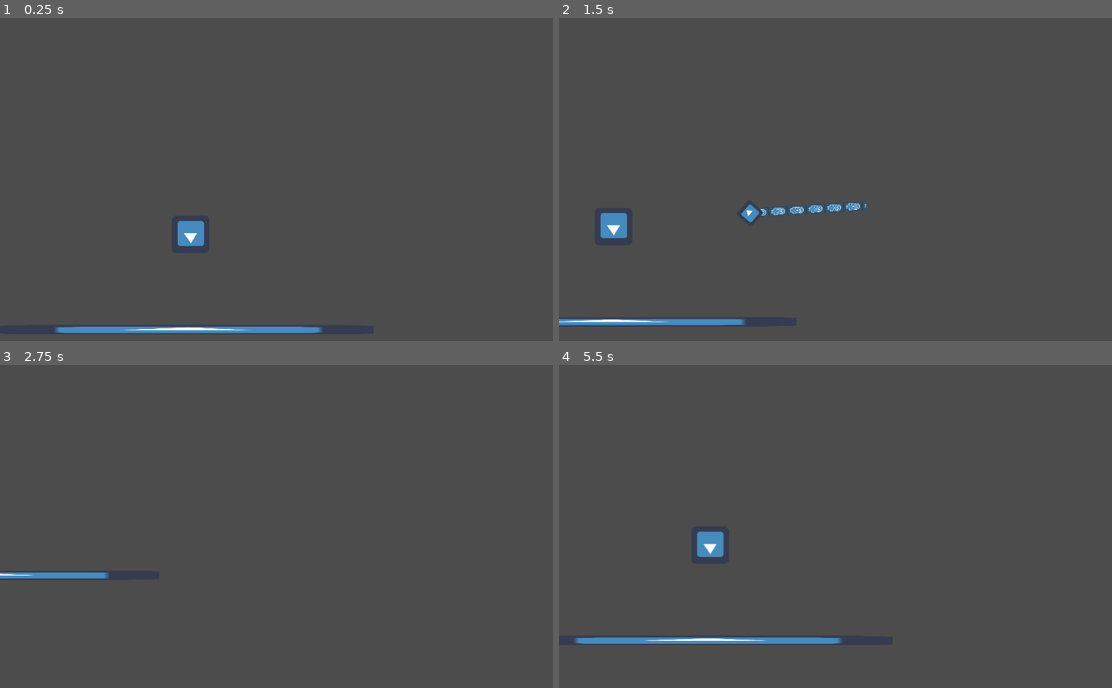
Above: before the commit, frames 1-4 (two rows, left to right).
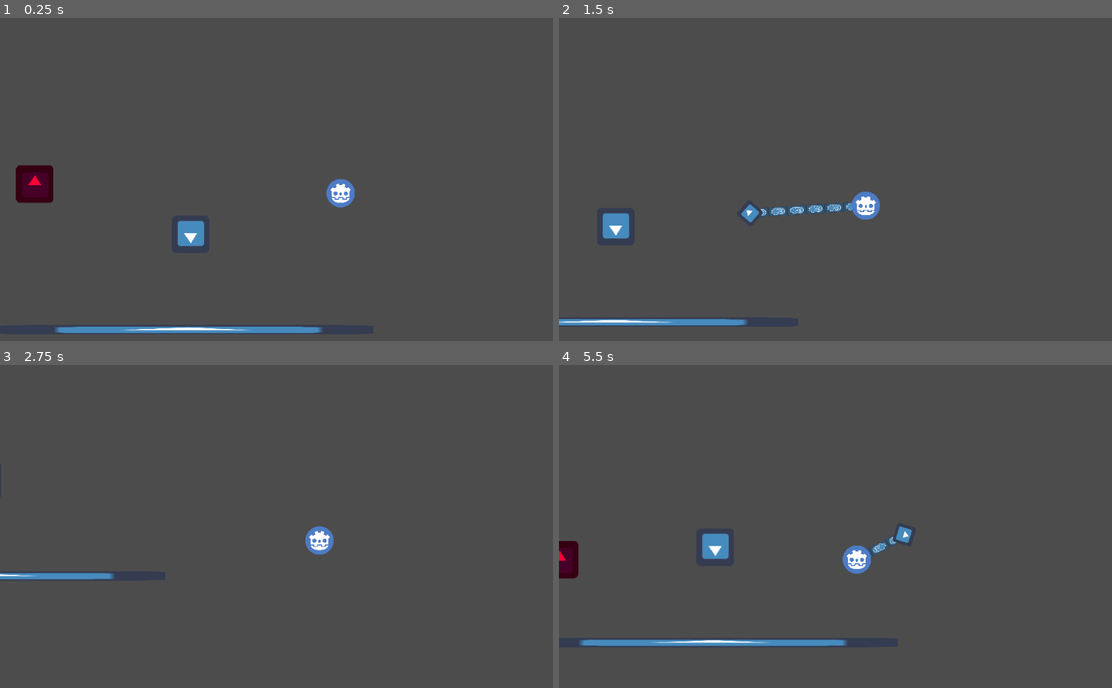
Above: after the commit, the same moments.

Repository: EliezerGraber/ProjectZero
Game: Godot game, scene res://TestWorld.tscn
Two runs of this game, one before a commit and one after it. Both use one fixed random seed, a clock stepped at 60 frames per second and the inputs below. Before the commit the project has no main scene; this scene is started directly in both runs. The engine's default icon, where the game draws it, is replaced by a stand-in: a white triangle on a blue panel in a dark square.
Inputs (mouse positions are in pixels of both pictures, inside the frame that each line leads up to):
- Up to frame 1 (0.25 s): no input
- Up to frame 2 (1.5 s): move the mouse to (990, 176) at 0.52 s; hold Right (ui_right) 0.53-1.28 s; click (990, 176) at 0.67 s; move the mouse to (741, 211) at 1.27 s; hold Down (ui_down) from 1.28 s (still down); click (741, 211) at 1.42 s
- Up to frame 3 (2.75 s): move the mouse to (359, 461) at 2.02 s; release Down (ui_down) at 2.03 s; hold Right (ui_right) from 2.03 s (still down); click (359, 461) at 2.17 s
- Up to frame 4 (5.5 s): move the mouse to (829, 610) at 2.77 s; release Right (ui_right) at 2.78 s; hold Up (ui_up) 2.78-3.53 s; click (829, 610) at 2.92 s; move the mouse to (1040, 594) at 3.52 s; hold Left (ui_left) 3.53-5.03 s; click (1040, 594) at 3.67 s; move the mouse to (680, 487) at 4.27 s; click (680, 487) at 4.42 s; move the mouse to (890, 539) at 5.02 s; hold Down (ui_down) from 5.03 s (still down); click (890, 539) at 5.17 s

The runs differ from the first frame. In frame 1, 1.2% of the frame differs, in the area x 2-65%, y 45-59%; in frame 2, 0.7%; in frame 3, 0.6%; in frame 4, 2.3%, in the area x 0-64%, y 49-88%.

Commit message:
Grapple doing stuff, camera, grapple retracting, collisions

Diff:
--- a/Bullet.gd
+++ b/Bullet.gd
@@ -1,5 +1,6 @@
 extends Area2D
 
+var dir = Vector2(0, 0)
 export var direction: Vector2
 export var speed: int
 
@@ -10,6 +11,7 @@
 # Called every frame. 'delta' is the elapsed time since the previous frame.
 func _physics_process(delta):
 	m_move_bullet(delta)
+	dir = direction * 80
 
 func m_move_bullet(delta):
 	rotation_degrees = rad2deg(direction.angle())
@@ -22,4 +24,5 @@
 			combat_component = child
 	if(combat_component != null):
 		combat_component.c_hit(1)
+	if body.name != "Tip":
 		queue_free()
--- a/Bullet.tscn
+++ b/Bullet.tscn
@@ -7,6 +7,8 @@
 extents = Vector2( 14.337, 7.63728 )
 
 [node name="Bullet" type="Area2D"]
+collision_layer = 16
+collision_mask = 31
 script = ExtResource( 1 )
 direction = Vector2( 1, 1 )
 speed = 500
--- a/Camera2D.gd
+++ b/Camera2D.gd
@@ -12,4 +12,6 @@
 #		self.position = lerp(self.position,$"../Player".position + (_target.normalized() * clamp(_target.length(),0,max_distance) * 0.5),0.1)
 func _physics_process(delta):
 #	self.position = lerp(self.position,$"../Player".position,.1)
-	self.position = lerp(self.position,$"../Player".position + get_global_mouse_position().normalized(),0.1)
+	# CHANGE THIS LATER
+	if $"../Player":
+		self.position = lerp(self.position,$"../Player".position + get_global_mouse_position().normalized(),0.1)
--- a/Enemy.gd
+++ b/Enemy.gd
@@ -1,27 +1,33 @@
 extends KinematicBody2D
 
 var _timer = null
+var dir_timer = 0
+var velocity = Vector2(0, 0)
+
+export(bool) var can_move = true
+export(Vector2) var dir = Vector2(0, 1)
+export(int) var move_range = 300
 export(Resource) var BULLET
 export(NodePath) onready var gun = get_node(gun) as Position2D
 export(NodePath) onready var bullet_parent = get_node(bullet_parent)
-var dir: int
 
 func _ready():
 	_timer = Timer.new()
 	add_child(_timer)
 
 	_timer.connect("timeout", self, "shoot_test")
-	_timer.set_wait_time(0.5)
+	_timer.set_wait_time(3.5)
 	_timer.set_one_shot(false) # Make sure it loops
 	_timer.start()
-	dir = 1
 
-func _process(delta):
-	move_and_slide(Vector2(0, 100) * dir)
-	if(position.y < 100):
-		dir = 1
-	if(position.y > 500):
-		dir = -1
+func _physics_process(delta):
+	if can_move:
+		velocity = lerp(velocity, dir * 80, .05)
+		var collision = move_and_collide(velocity * delta)
+		if collision or dir_timer >= move_range:
+			dir *= -1
+			dir_timer = 0
+		dir_timer += 1
 
 func shoot_test():
 	for i in range(0, 360, 45):
--- a/Enemy.tscn
+++ b/Enemy.tscn
@@ -9,6 +9,8 @@
 extents = Vector2( 32, 32 )
 
 [node name="Enemy" type="KinematicBody2D"]
+collision_layer = 8
+collision_mask = 27
 script = ExtResource( 1 )
 BULLET = ExtResource( 2 )
 gun = NodePath("Gun")
--- a/Hook.gd
+++ b/Hook.gd
@@ -11,25 +11,40 @@
 								# properties would get messed with when the player
 								# moves.
 
+var velocity = Vector2()
 const chain_speed = 50	# The speed with which the chain moves
 
+var retracting = false # Whether the chain irs moving back to the playe
 var flying = false	# Whether the chain is moving through the air
 var hooked = false	# Whether the chain has connected to a wall
+var hooked_obj: Node
+
+export(bool) var can_move = true
 
 # shoot() shoots the chain in a given direction
-func shoot(dir: Vector2) -> void:
-	direction = dir.normalized()	# Normalize the direction and save it
-	flying = true					# Keep track of our current scan
-	tip = self.global_position		# reset the tip position to the player's position
+func shoot(dir: Vector2):
+	if not retracting:
+		$Tip.set_collision_mask_bit(1, false) # Prevent tip from colliding with player
+		direction = dir.normalized()	# Normalize the direction and save it
+		flying = true					# Keep track of our current scan
+		tip = self.global_position		# reset the tip position to the player's position
 
 # release() the chain
-func release() -> void:
+func release(retract: bool):
+	if retract:
+		$Tip.set_collision_mask_bit(1, true) # Allow tip to collide with player
+		retracting = true
+	can_move = true
+	if hooked_obj is KinematicBody2D:
+		hooked_obj.can_move = true
 	flying = false	# Not flying anymore
 	hooked = false	# Not attached anymore
 
 # Every graphics frame we update the visuals
-func _process(_delta: float) -> void:
-	self.visible = flying or hooked	# Only visible if flying or attached to something
+func _process(delta):
+	if not retracting:
+		$Tip.set_collision_mask_bit(1, false) # Prevent tip from colliding with player
+	self.visible = flying or hooked or retracting	# Only visible if flying or attached to something
 	if not self.visible:
 		return	# Not visible -> nothing to draw
 	var tip_loc = to_local(tip)	# Easier to work in local coordinates
@@ -40,11 +55,34 @@
 	links.region_rect.size.y = tip_loc.length() * 2		# and get extended for the distance between (0,0) and the tip
 
 # Every physics frame we update the tip position
-func _physics_process(_delta: float) -> void:
-	$Tip.global_position = tip	# The player might have moved and thus updated the position of the tip -> reset it
+func _physics_process(delta):
+	if can_move:
+		$Tip.global_position = tip	# The player might have moved and thus updated the position of the tip -> reset it
 	if flying:
+		hooked_obj = null
 		# `if move_and_collide()` always moves, but returns true if we did collide
-		if $Tip.move_and_collide(direction * chain_speed):
+		if can_move:
+			velocity = direction
+		var collision = $Tip.move_and_collide(velocity * chain_speed)
+		if collision:
 			hooked = true	# Got something!
 			flying = false	# Not flying anymore
-	tip = $Tip.global_position	# set `tip` as starting position for next frame
+			hooked_obj = collision.collider
+	elif hooked:
+		# Can't grab Bullet because it's an Area2D
+		if hooked_obj.name == "Enemy" or hooked_obj.name == "Bullet":
+			velocity = hooked_obj.velocity
+		else:
+			velocity = Vector2(0, 0)
+		if can_move:
+			$Tip.move_and_collide(velocity * delta)
+	elif retracting:
+		velocity = get_parent().to_local(tip).normalized() * -chain_speed * 10
+		$Tip.move_and_slide(velocity)
+		for i in $Tip.get_slide_count():
+			var collision = $Tip.get_slide_collision(i)
+			if collision:
+				if collision.collider.name == "Player":
+					retracting = false
+	if can_move:
+		tip = $Tip.global_position	# set `tip` as starting position for next frame
--- a/Hook.tscn
+++ b/Hook.tscn
@@ -22,6 +22,7 @@
 [node name="Tip" type="KinematicBody2D" parent="."]
 scale = Vector2( 1.5, 1.5 )
 collision_layer = 4
+collision_mask = 25
 
 [node name="HookSprite" type="Sprite" parent="Tip"]
 rotation = 0.785398
--- a/Player.gd
+++ b/Player.gd
@@ -1,10 +1,11 @@
 extends KinematicBody2D
 
-export (int) var speed = 3
-export (int) var hook_pull = 5
-
+export(int) var speed = 3
+export(int) var hook_pull = 5
+export(String) var pull_type = "to_obj" # to_obj or to_player
 var velocity = Vector2()
-var hook_velocity := Vector2(0,0)
+var hook_velocity := Vector2(0,0) # For pulling player to object
+var pulling_velocity := Vector2(0, 0) # For pulling object to player
 #var transfer_velocity = Vector2()
 var input = Vector2()
 
@@ -35,30 +36,63 @@
 func _input(event: InputEvent) -> void:
 	if event is InputEventMouseButton:
 		if event.pressed:
+			if Input.is_mouse_button_pressed(1):
+				pull_type = "to_obj"
+			else:
+				pull_type = "to_player"
 			# We clicked the mouse -> shoot()
 			$Hook.shoot(event.position - get_viewport().size * 0.5)
 		else:
-			# We released the mouse -> release()
-			$Hook.release()
+			# We released the mouse -> release() with retraction
+			if $Hook.hooked or $Hook.flying:
+				$Hook.release(true)
 
 
 func _physics_process(delta):
+	# Basic movement
 	movement()
-	# Grapple towards physics
-	if $Hook.hooked:
+
+	# Pull you towards thing physics
+	if $Hook.hooked and Input.is_mouse_button_pressed(1):
 		# `to_local($Hook.tip).normalized()` is the direction that the hook is pulling
 		hook_velocity = to_local($Hook.tip).normalized() * hook_pull
-		hook_velocity.y *= 1.65
 		# Reduce pull if going in opposite direction
 		if sign(hook_velocity.x) != sign(input.x):
 			hook_velocity.x *= 0.7
 		if sign(hook_velocity.y) != sign(input.y):
 			hook_velocity.y *= 0.7
+	# Pull thing towards you physics
+	elif $Hook.hooked and Input.is_mouse_button_pressed(2):
+		if $Hook.hooked_obj is KinematicBody2D:
+			$Hook.hooked_obj.can_move = false
+			$Hook.can_move = false
+			pulling_velocity = to_local($Hook.tip).normalized() * hook_pull * -80
+			$Hook.hooked_obj.move_and_collide(pulling_velocity * delta)
+			$Hook/Tip.global_position = $Hook.tip
+			$Hook/Tip.move_and_collide(pulling_velocity * delta)
+			$Hook.tip = $Hook/Tip.global_position
 	else:
 		# Not hooked -> no hook velocity
-		hook_velocity = lerp(hook_velocity,Vector2(0,0),.15)
+		if $Hook.hooked_obj is KinematicBody2D:
+			pulling_velocity = lerp(pulling_velocity, Vector2(0, 0), .05)
+			$Hook.hooked_obj.move_and_collide(pulling_velocity * delta)
+			$Hook/Tip.global_position = $Hook.tip
+			$Hook/Tip.move_and_collide(pulling_velocity * delta)
+			$Hook.tip = $Hook/Tip.global_position
+
+		hook_velocity = lerp(hook_velocity, Vector2(0,0), .15)
+
+	# Move
 	velocity += hook_velocity
 	move_and_slide(velocity * 80)
+
+	# Collision
+	for i in get_slide_count():
+		var collision = get_slide_collision(i)
+		if collision:
+			if pull_type == "to_obj":
+				$Hook.release(false) # Release without retracting
+
 	#var collision = move_and_collide(velocity * 80 * delta)
 	#if collision:
 	#	velocity = velocity.slide(collision.normal)
--- a/Player.tscn
+++ b/Player.tscn
@@ -1,12 +1,12 @@
-[gd_scene load_steps=5 format=2]
+[gd_scene load_steps=6 format=2]
 
 [ext_resource path="res://uwau9udc0b751 (1).png" type="Texture" id=1]
 [ext_resource path="res://Hook.tscn" type="PackedScene" id=2]
 [ext_resource path="res://Player.gd" type="Script" id=3]
 [ext_resource path="res://CombatComponent.tscn" type="PackedScene" id=4]
 
-[sub_resource type="RectangleShape2D" id=1]
-extents = Vector2( 31.9734, 31.367 )
+[sub_resource type="CircleShape2D" id=1]
+radius = 22.851
 
 [node name="Player" type="KinematicBody2D"]
 position = Vector2( 1, 0 )
@@ -15,10 +15,10 @@
 script = ExtResource( 3 )
 
 [node name="PlayerSprite" type="Sprite" parent="."]
-texture = ExtResource( 2 )
+scale = Vector2( 0.1, 0.1 )
+texture = ExtResource( 1 )
 
 [node name="CombatComponent" parent="." instance=ExtResource( 4 )]
-position = Vector2( 0, 0 )
 max_hp = 5
 
 [node name="CollisionShape2D" type="CollisionShape2D" parent="."]
--- a/PushBox.gd
+++ b/PushBox.gd
@@ -2,6 +2,7 @@
 
 var velocity = Vector2()
 var target_vel = Vector2()
+export(bool) var can_move = true
 
 # Declare member variables here. Examples:
 # var a = 2
@@ -20,7 +21,8 @@
 	target_vel = vel
 
 func _physics_process(delta):
-	var collision = move_and_slide(velocity * 60)
+	if can_move:
+		var collision = move_and_slide(velocity * 60)
 	velocity = lerp(velocity, target_vel, .15)
 	if abs(velocity.x)-abs(target_vel.x) < .25:
 		target_vel.x = 0
--- a/TestWorld.tscn
+++ b/TestWorld.tscn
@@ -1,9 +1,10 @@
-[gd_scene load_steps=5 format=2]
+[gd_scene load_steps=6 format=2]
 
 [ext_resource path="res://Player.tscn" type="PackedScene" id=1]
 [ext_resource path="res://PushBox.tscn" type="PackedScene" id=2]
 [ext_resource path="res://HorizontalWall.tscn" type="PackedScene" id=3]
 [ext_resource path="res://Camera2D.gd" type="Script" id=4]
+[ext_resource path="res://Enemy.tscn" type="PackedScene" id=5]
 
 [node name="TestWorld" type="Node2D"]
 position = Vector2( 394.566, 140.007 )
@@ -20,3 +21,7 @@
 [node name="Camera2D" type="Camera2D" parent="."]
 current = true
 script = ExtResource( 4 )
+
+[node name="Enemy" parent="." instance=ExtResource( 5 )]
+position = Vector2( -183.615, -26.6786 )
+bullet_parent = NodePath("..")
--- a/project.godot
+++ b/project.godot
@@ -10,12 +10,12 @@
 
 _global_script_classes=[  ]
 _global_script_class_icons={
-
 }
 
 [application]
 
 config/name="ProjectZero"
+run/main_scene="res://TestWorld.tscn"
 config/icon="res://icon.png"
 
 [global]
@@ -65,6 +65,10 @@
 2d_physics/layer_2="Player"
 2d_render/layer_3="Hook"
 2d_physics/layer_3="Hook"
+2d_render/layer_4="Enemy"
+2d_physics/layer_4="Enemy"
+2d_render/layer_5="Projectile"
+2d_physics/layer_5="Projectile"
 
 [physics]
 
